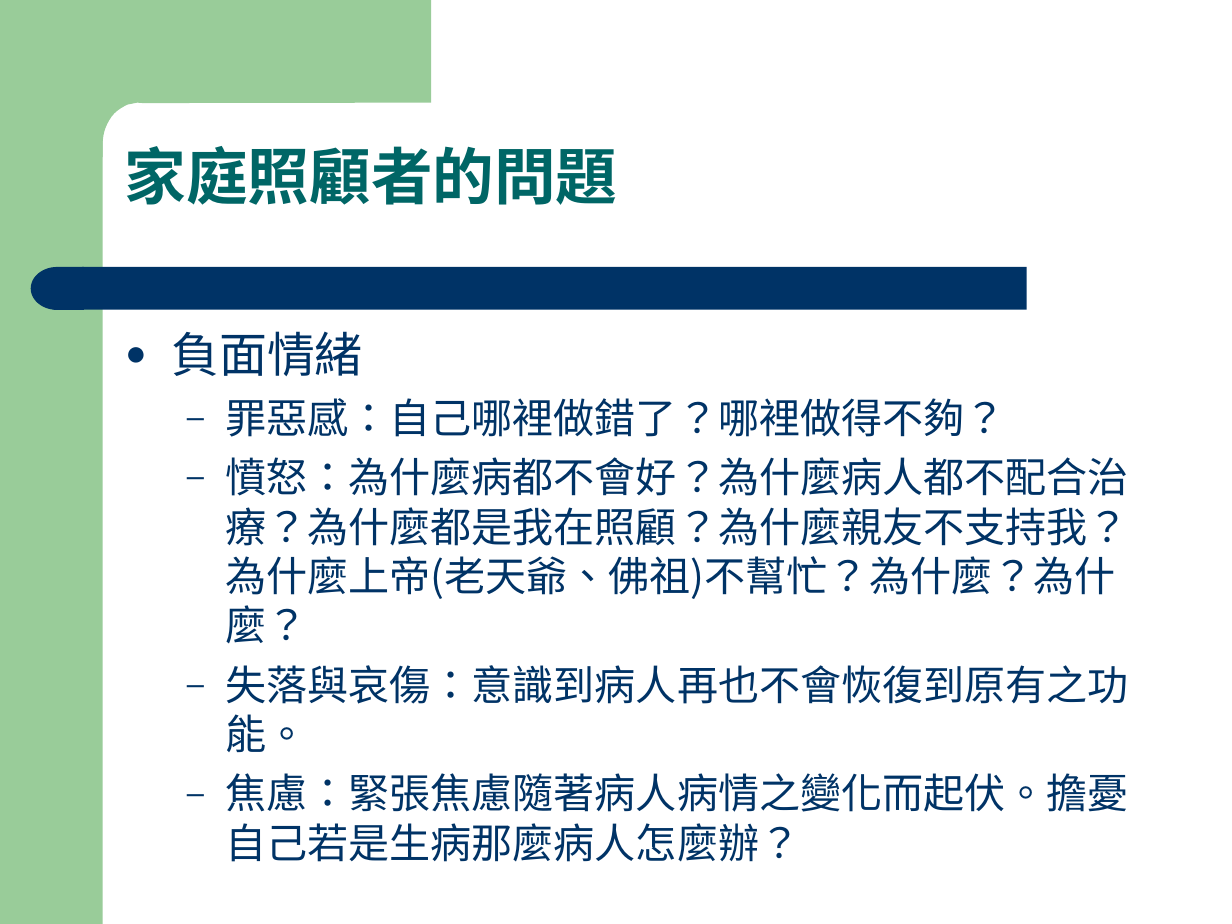
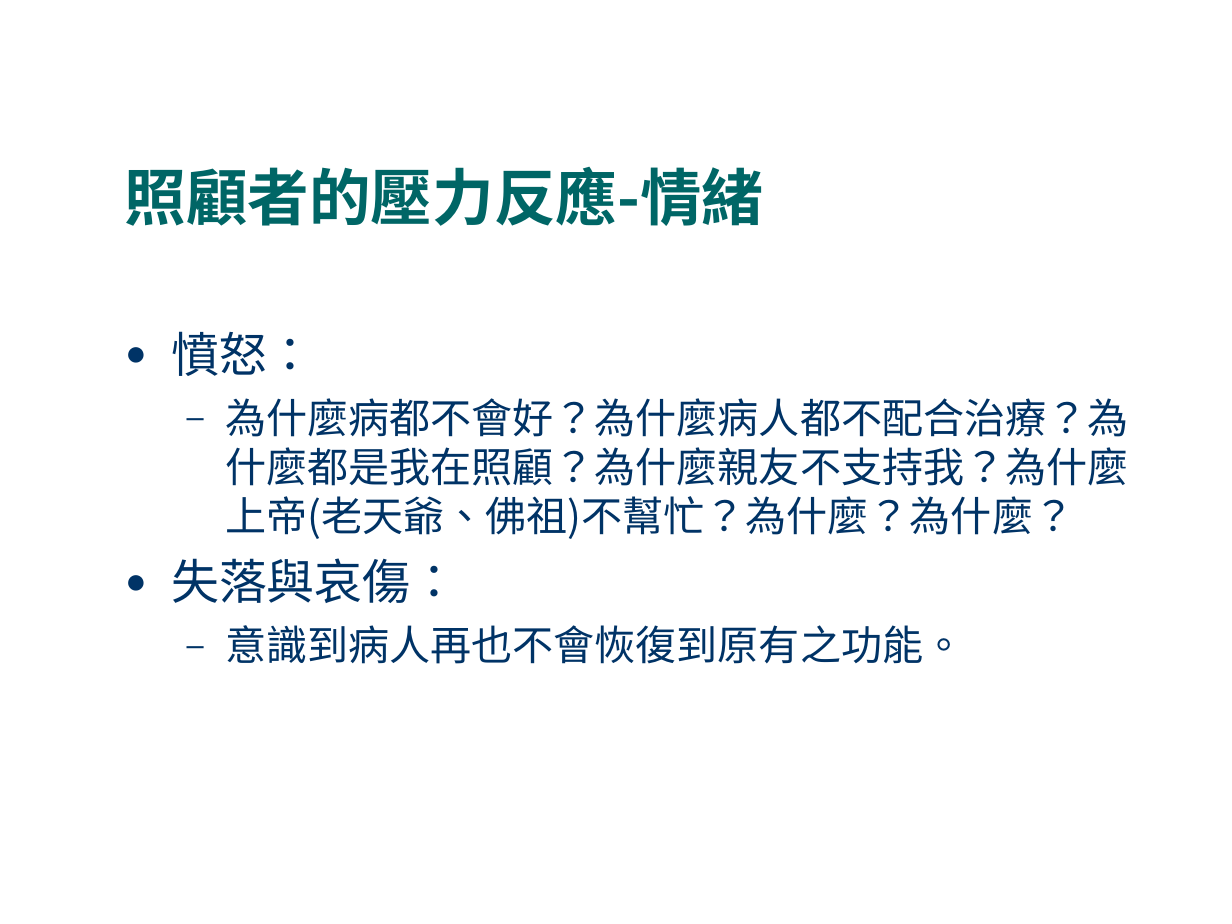
Before and after one commit to fhopecc/stxt, a slide deck: slide 14 of doc/tutorial/home_care.odp (slide 8 before the commit). Drawn at 1232x924 pixels with LibreOffice and Linux fonts; fonts in the diff are those of the drawing. Boxes give left, top, right and bottom in pixels: in the first picture for what was removed or moved away, otherwise in the second. Text is boxed around its words. In the diff, an @@ line names an element or a change of style, - is before the commit and + after.

```diff
--- a/doc/tutorial/home_care.odp
+++ b/doc/tutorial/home_care.odp
@@ title "照顧者的壓力反應-情緒" at (125,167,764,226): vertical alignment middle to bottom @@
@@ title at (125,167,764,226): text changed @@
-家庭照顧者的問題
+照顧者的壓力反應-情緒
@@ group removed at (0,0,1027,924): 1 rectangle, 1 freeform shape, 1 rounded rectangle, 1 flow chart delay @@
@@ text at (171,331,1129,664): text changed @@
-● 負面情緒
-  – 罪惡感：自己哪裡做錯了？哪裡做得不夠？
-  – 憤怒：為什麼病都不會好？為什麼病人都不配合治療？為什麼都是我在照顧？為什麼親友不支持我？為什麼上帝(老天爺、佛祖)不幫忙？為什麼？為什麼？
-  – 失落與哀傷：意識到病人再也不會恢復到原有之功能。
-  – 焦慮：緊張焦慮隨著病人病情之變化而起伏。擔憂自己若是生病那麼病人怎麼辦？
+● 憤怒：
+  – 為什麼病都不會好？為什麼病人都不配合治療？為什麼都是我在照顧？為什麼親友不支持我？為什麼上帝(老天爺、佛祖)不幫忙？為什麼？為什麼？
+● 失落與哀傷：
+  – 意識到病人再也不會恢復到原有之功能。
```
Also in this commit, not shown: 24 other slides changed, 4 slides added, 3 other files.
